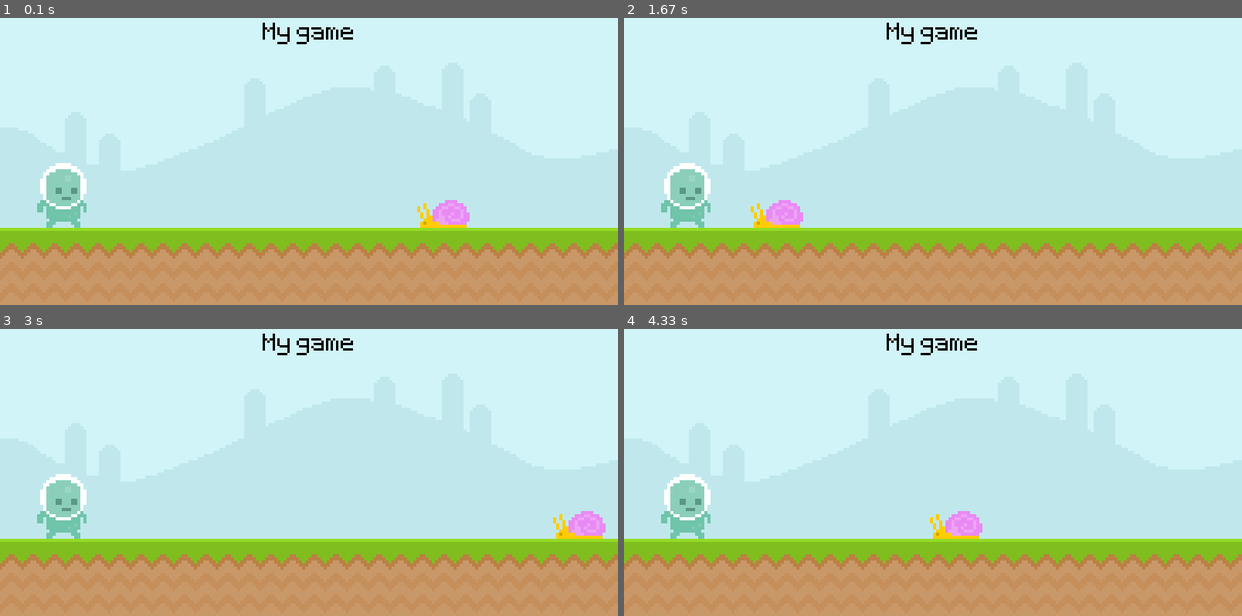
Above: before the commit, frames 1-4 (two rows, left to right).
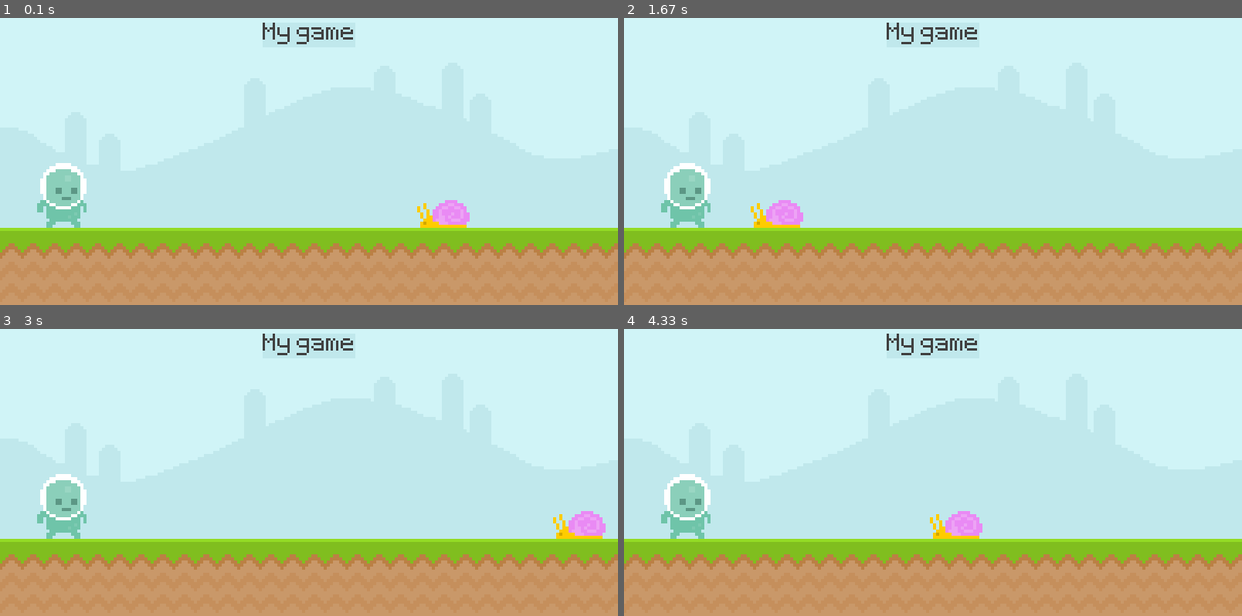
Above: after the commit, the same moments.

Repository: WebDevJasonCameron/pygame_study
Game: pygame game, started from pygame_intro/runner_game.py
The game is run twice, just before and just after one commit, with the same random seed, the same clock (stepped at 60 frames per second) and the same inputs.
Inputs:
- Up to frame 1 (0.1 s): no input
- Up to frame 2 (1.67 s): no input
- Up to frame 3 (3 s): no input
- Up to frame 4 (4.33 s): no input

The runs differ from the first frame. In frame 1, 0.3% of the frame differs, in the area x 42-58%, y 1-10%; in frame 2, 0.3%; in frame 3, 0.3%; in frame 4, 0.3%.

Commit message:
change colors to vars

Diff:
--- a/pygame_intro/runner_game.py
+++ b/pygame_intro/runner_game.py
@@ -7,16 +7,18 @@
 screen = pygame.display.set_mode((800, 400))
 pygame.display.set_caption('Runner')
 clock = pygame.time.Clock()
+box_color = '#c0e8ec'
 
 # TXT
-test_font = pygame.font.Font('font/Pixeltype.ttf', 50)
+text_font = pygame.font.Font('font/Pixeltype.ttf', 50)
+text_color = (64, 64, 64)
 
 # BG
 sky_surf = pygame.image.load('graphics/Sky.png').convert()
 ground_surf = pygame.image.load('graphics/ground.png').convert()
 
 # SCORE
-score_surf = test_font.render('My game', False, 'Black')
+score_surf = text_font.render('My game', False, text_color)
 score_rect = score_surf.get_rect(center=(400, 50))
 
 
@@ -40,7 +42,8 @@
 
     screen.blit(sky_surf, (0, 0))
     screen.blit(ground_surf, (0, 300))
-
+    pygame.draw.rect(screen, box_color, score_rect)
+    pygame.draw.rect(screen, box_color, score_rect, 10)
     screen.blit(score_surf, score_rect)
 
     snail_rect.x -= 4
